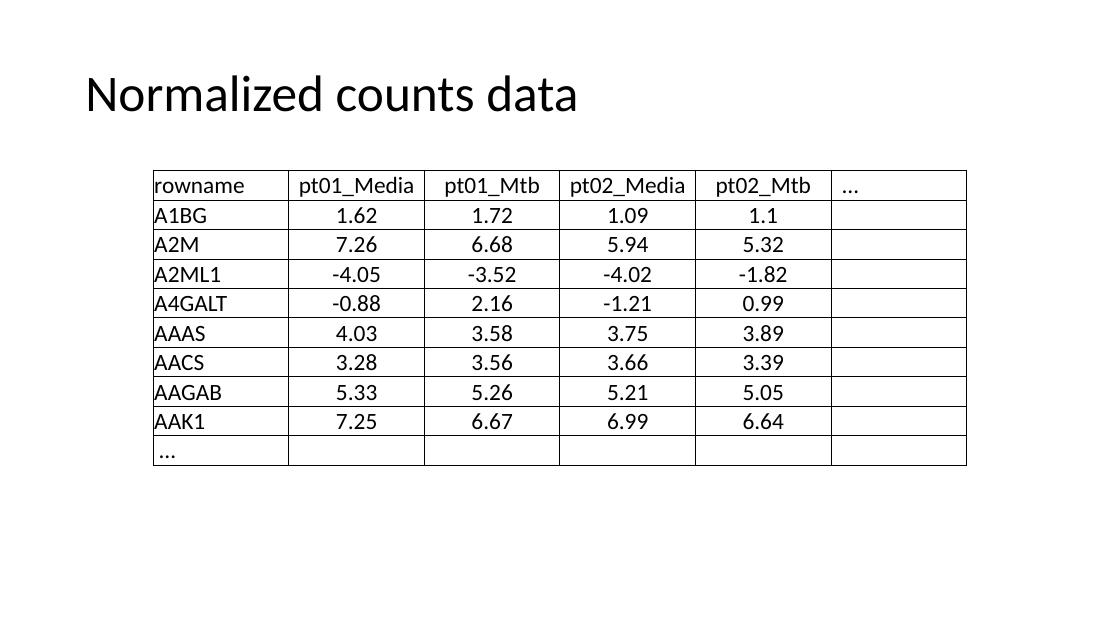
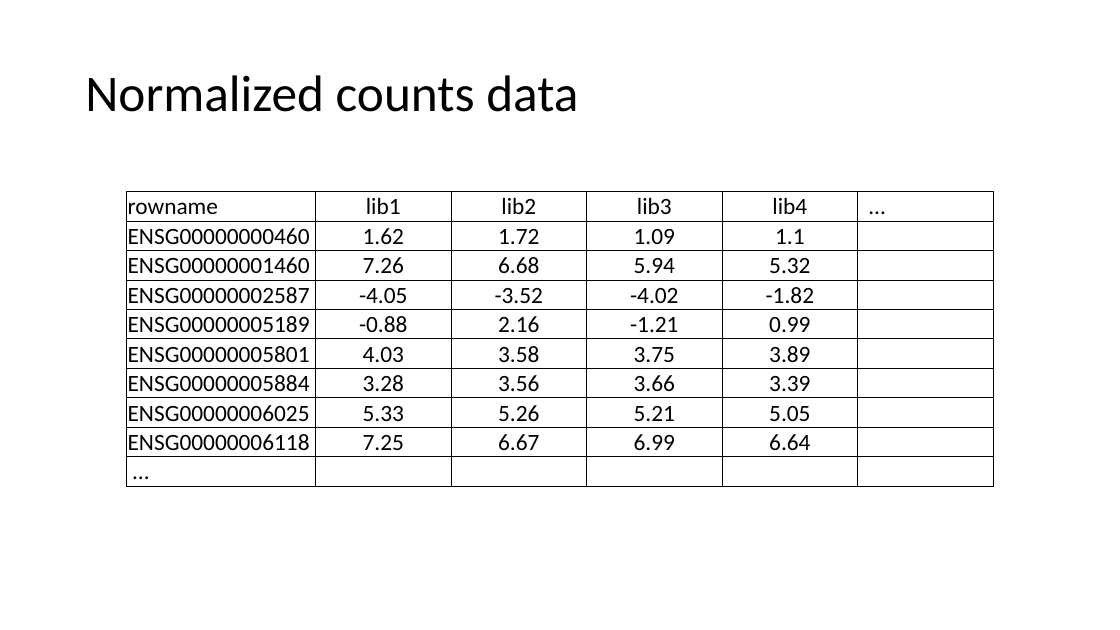
Before and after one commit to BIGslu/workshops, a slide deck: slide 12 of 2023.01.30_RNAseq.i4TB/welcome.pptx. Drawn at 1120x630 pixels with LibreOffice and Linux fonts; fonts in the diff are those of the drawing. Boxes give left, top, right and bottom in pixels: in the first picture for what was removed or moved away, otherwise in the second. Text is boxed around its words. In the diff, an @@ line names an element or a change of style, - is before the commit and + after.

```diff
--- a/2023.01.30_RNAseq.i4TB/welcome.pptx
+++ b/2023.01.30_RNAseq.i4TB/welcome.pptx
@@ table at (127, 192, 992, 481) @@
-row 1: rowname | pt01_Media | pt01_Mtb | pt02_Media | pt02_Mtb | …
+row 1: rowname | lib1 | lib2 | lib3 | lib4 | …
-row 2, column 1: A1BG
+row 2, column 1: ENSG00000000460
-row 3, column 1: A2M
+row 3, column 1: ENSG00000001460
-row 4, column 1: A2ML1
+row 4, column 1: ENSG00000002587
-row 5, column 1: A4GALT
+row 5, column 1: ENSG00000005189
-row 6, column 1: AAAS
+row 6, column 1: ENSG00000005801
-row 7, column 1: AACS
+row 7, column 1: ENSG00000005884
-row 8, column 1: AAGAB
+row 8, column 1: ENSG00000006025
-row 9, column 1: AAK1
+row 9, column 1: ENSG00000006118
@@ table: place and size @@
-table at (154, 171, 965, 460)
+table at (127, 192, 992, 481)
```
Also in this commit, not shown: 5 other slides changed, 1 slide removed.
